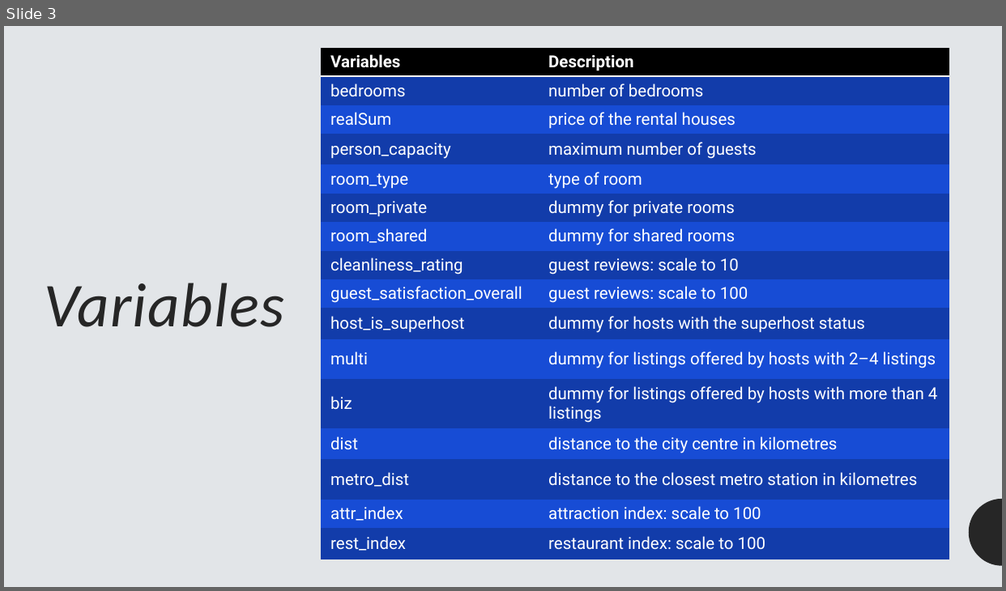
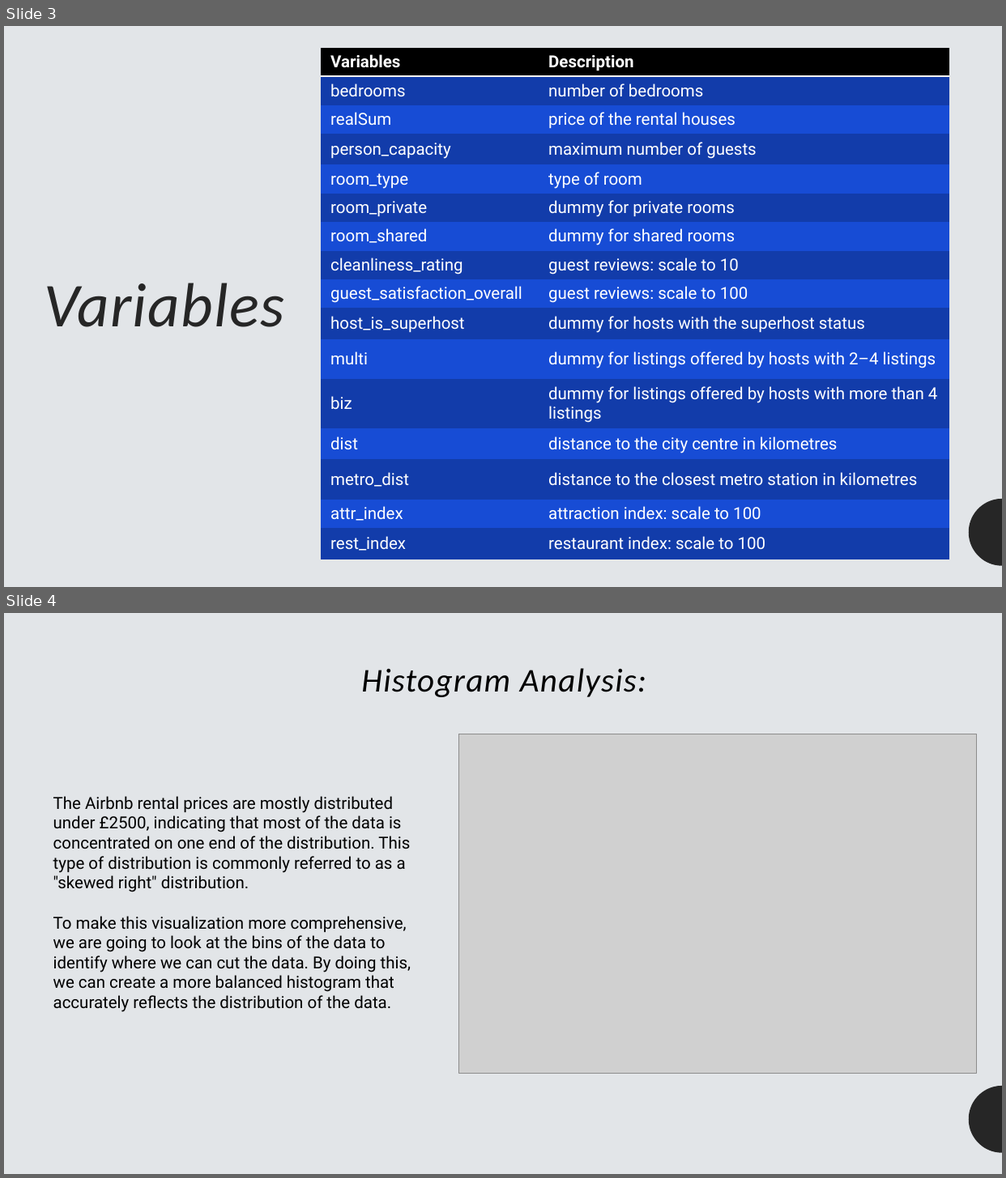
Before and after one commit to akhatamibellevue/DSC530_final_project, a slide deck: Airbnb prices analysis powerpoint.pptx. Shown one above the other, each under a label of ours: slide 3 before the commit, slides 3 and 4 after it. The pictures are 1006x591 and 1006x1178 pixels, drawn with LibreOffice and Linux fonts; fonts in the diff are those of the drawing; grey boxes stand for pictures. Boxes give left, top, right and bottom in pixels: in the first picture for what was removed or moved away, otherwise in the second. Text is boxed around its words. In the diff, an @@ line names an element or a change of style, - is before the commit and + after.

Commit message:
added some ppx data

```diff
--- a/Airbnb prices analysis powerpoint.pptx
+++ b/Airbnb prices analysis powerpoint.pptx
@@ slide 4 added at [4, 613, 1002, 1174], background #E2E5E8; not listed: 1 template element that a slide beside it also shows @@
@@ title added at [361, 668, 646, 697], 32 pt, text #000000, italic @@
+Histogram Analysis:
@@ picture added at [459, 735, 978, 1073] @@
@@ text added at [53, 796, 411, 1012], 16 pt, text #000000 @@
+The Airbnb rental prices are mostly distributed under £2500, indicating that most of the data is concentrated on one end of the distribution. This type of distribution is commonly referred to as a "skewed right" distribution.
+To make this visualization more comprehensive, we are going to look at the bins of the data to identify where we can cut the data. By doing this, we can create a more balanced histogram that accurately reflects the distribution of the data.
```
Also in this commit, not shown: 1 other slide added, 3 other files.
